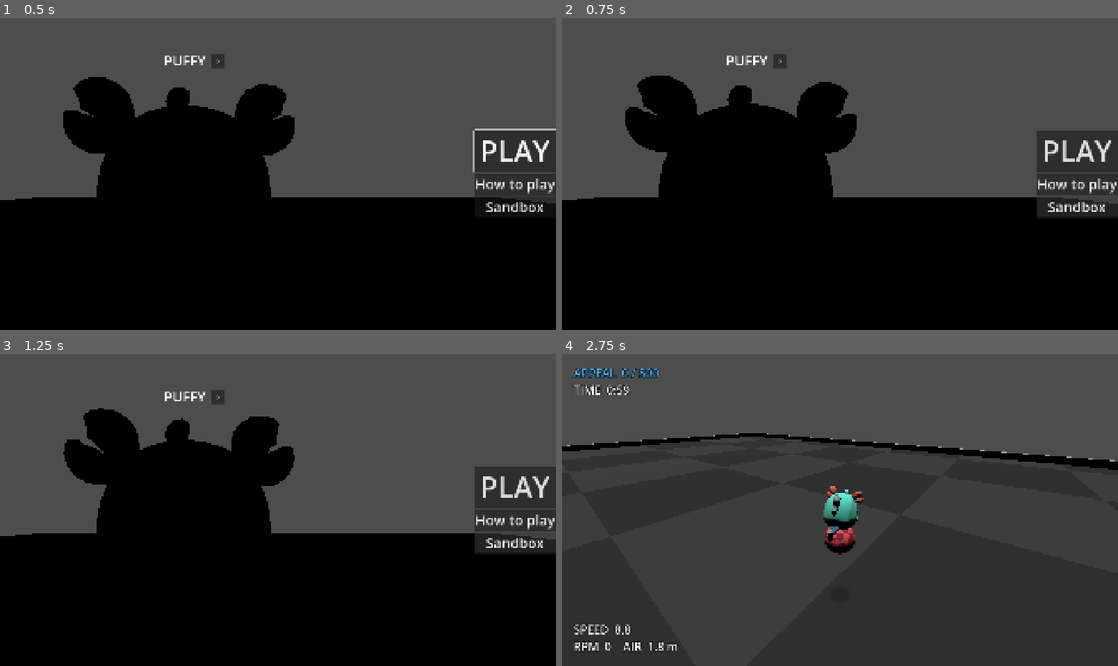
Above: before the commit, frames 1-4 (two rows, left to right).
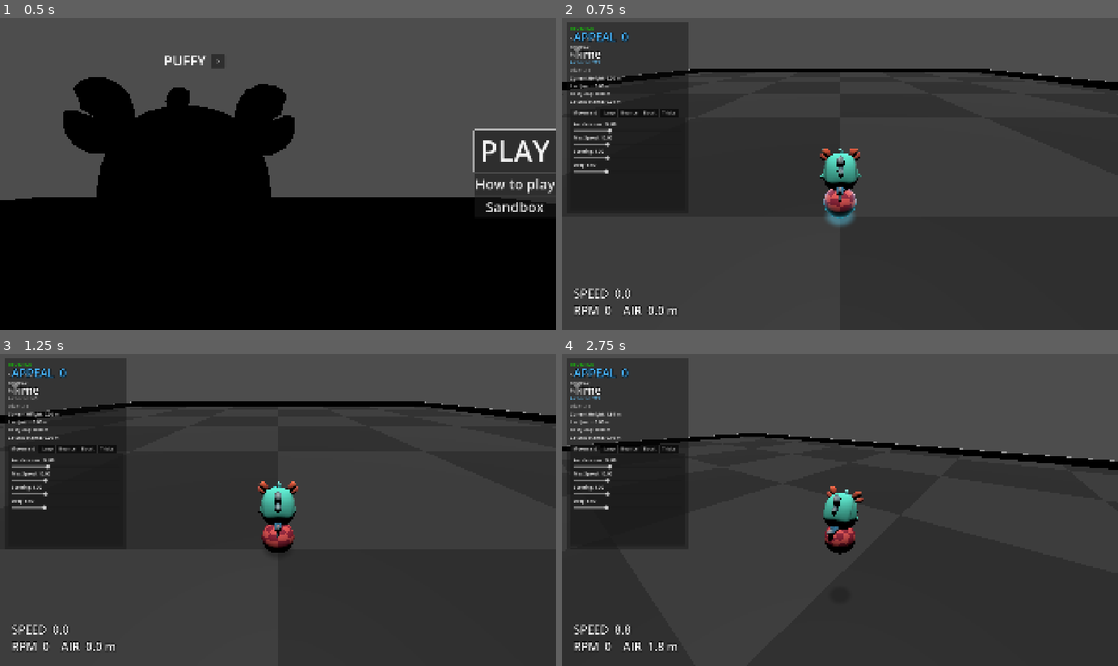
Above: after the commit, the same moments.

Repository: mika-marcondes/axie-jam
Game: Godot game, scene res://scenes/menu/main_menu.tscn
Two runs of this game, one before a commit and one after it. Both use one fixed random seed, a clock stepped at 60 frames per second and the inputs below.
Inputs (mouse positions are in pixels of both pictures, inside the frame that each line leads up to):
- Up to frame 1 (0.5 s): no input
- Up to frame 2 (0.75 s): click "Sandbox" at 0.5 s
- Up to frame 3 (1.25 s): no input
- Up to frame 4 (2.75 s): click (1079, 488) at 1.25 s, where only the run before the commit has a clickable "PLAY"; hold D (move_right) from 2.03 s (still down); hold Shift (boost) from 2.03 s (still down); tap Space (jump) at 2.27 s

Frame 1 is identical in both runs. In frame 2, 71% of the frame differs, in the area x 0-100%, y 1-100%; in frame 3, 71%; in frame 4, 8.6%.

Commit message:
sandbox mode

Diff:
--- a/scenes/contest/contest_greybox.tscn
+++ b/scenes/contest/contest_greybox.tscn
@@ -20,6 +20,7 @@
 [node name="Arena" parent="." unique_id=1798231292 instance=ExtResource("3_a53xj")]
 arena_width = 80.0
 arena_length = 120.0
+barrier_collision_height = 12.0
 barrier_thickness = 0.4
 
 [node name="DirectionalLight3D" type="DirectionalLight3D" parent="." unique_id=372623840]
@@ -55,7 +56,6 @@
 current = true
 
 [node name="DevUI" parent="." unique_id=1027784577 node_paths=PackedStringArray("ball", "player") instance=ExtResource("5_dc481")]
-visible = false
 ball = NodePath("../Ball")
 player = NodePath("../Player")
 
@@ -67,6 +67,7 @@
 contest = NodePath("../ContestController")
 spotlight_feedback_color = Color(0.7137255, 0.42352942, 1, 1)
 
-[node name="ContestController" type="Node" parent="." unique_id=2051787638 node_paths=PackedStringArray("performance")]
+[node name="ContestController" type="Node" parent="." unique_id=2051787638 node_paths=PackedStringArray("performance", "dev_ui")]
 script = ExtResource("10_a53xj")
 performance = NodePath("..")
+dev_ui = NodePath("../DevUI")
--- a/scripts/contest/contest_controller.gd
+++ b/scripts/contest/contest_controller.gd
@@ -1,5 +1,12 @@
 extends Node
 class_name ContestController
+
+enum RunMode {
+	STANDARD,
+	SANDBOX
+}
+
+static var requested_mode: RunMode = RunMode.STANDARD
 
 signal progress_changed(
 	current_appeal: int,
@@ -28,6 +35,7 @@
 
 @export_category("References")
 @export var performance: PerformanceController
+@export var dev_ui: CanvasLayer
 
 @export_category("Timing")
 @export var spotlight_duration: float = 60.0
@@ -49,6 +57,7 @@
 var is_running: bool = false
 var is_overtime: bool = false
 
+var run_mode: RunMode = RunMode.STANDARD
 
 #region Lifecycle
 
@@ -63,7 +72,12 @@
 		_on_appeal_changed
 	)
 
-	start_run()
+	run_mode = requested_mode
+
+	if run_mode == RunMode.SANDBOX:
+		start_sandbox()
+	else:
+		start_run()
 
 
 func _process(delta: float) -> void:
@@ -101,8 +115,20 @@
 	is_running = true
 	is_overtime = false
 
+	if dev_ui != null:
+		dev_ui.visible = false
+
 	reset_timer()
 	emit_contest_state()
+
+
+func start_sandbox() -> void:
+	is_running = false
+	is_overtime = false
+	time_remaining = 0.0
+
+	if dev_ui != null:
+		dev_ui.visible = true
 
 
 func reset_timer() -> void:
@@ -176,6 +202,10 @@
 		performance.total_appeal,
 		spotlights_cleared
 	)
+
+
+func is_sandbox() -> bool:
+	return run_mode == RunMode.SANDBOX
 
 #endregion
 
--- a/scripts/menu/main_menu_controller.gd
+++ b/scripts/menu/main_menu_controller.gd
@@ -23,11 +23,17 @@
 
 @onready var character_tag: Control = %CharacterTag
 
+@onready var sandbox_button: Button = %SandboxButton
+
 func _ready() -> void:
 	axie_name_label.text = "PUFFY"
 
 	play_button.pressed.connect(
 		_on_play_pressed
+	)
+
+	sandbox_button.pressed.connect(
+		_on_sandbox_pressed
 	)
 
 	how_to_play_button.pressed.connect(
@@ -70,6 +76,20 @@
 
 
 func _on_play_pressed() -> void:
+	ContestController.requested_mode = (
+		ContestController.RunMode.STANDARD
+	)
+
+	get_tree().change_scene_to_file(
+		contest_scene_path
+	)
+
+
+func _on_sandbox_pressed() -> void:
+	ContestController.requested_mode = (
+		ContestController.RunMode.SANDBOX
+	)
+
 	get_tree().change_scene_to_file(
 		contest_scene_path
 	)
--- a/scripts/ui/game_hud.gd
+++ b/scripts/ui/game_hud.gd
@@ -63,6 +63,9 @@
 	result_overlay.visible = false
 
 	if contest != null:
+		if contest.is_sandbox():
+			setup_sandbox_hud()
+
 		contest.progress_changed.connect(
 			_on_contest_progress_changed
 		)
@@ -210,6 +213,15 @@
 	combo_score_label.add_theme_color_override(
 		"font_color",
 		active_combo_color
+	)
+
+
+func setup_sandbox_hud() -> void:
+	time_label.text = "SANDBOX"
+
+	appeal_label.text = (
+		"APPEAL  %d"
+		% performance.total_appeal
 	)
 
 
@@ -355,6 +367,13 @@
 func _on_appeal_changed(
 	value: int
 ) -> void:
+	if contest != null and contest.is_sandbox():
+		appeal_label.text = (
+			"APPEAL  %d"
+			% value
+		)
+		return
+
 	if contest != null:
 		_on_contest_progress_changed(
 			value,
@@ -362,7 +381,10 @@
 		)
 		return
 
-	appeal_label.text = "APPEAL  %d" % value
+	appeal_label.text = (
+		"APPEAL  %d"
+		% value
+	)
 
 
 func _on_combo_changed(
